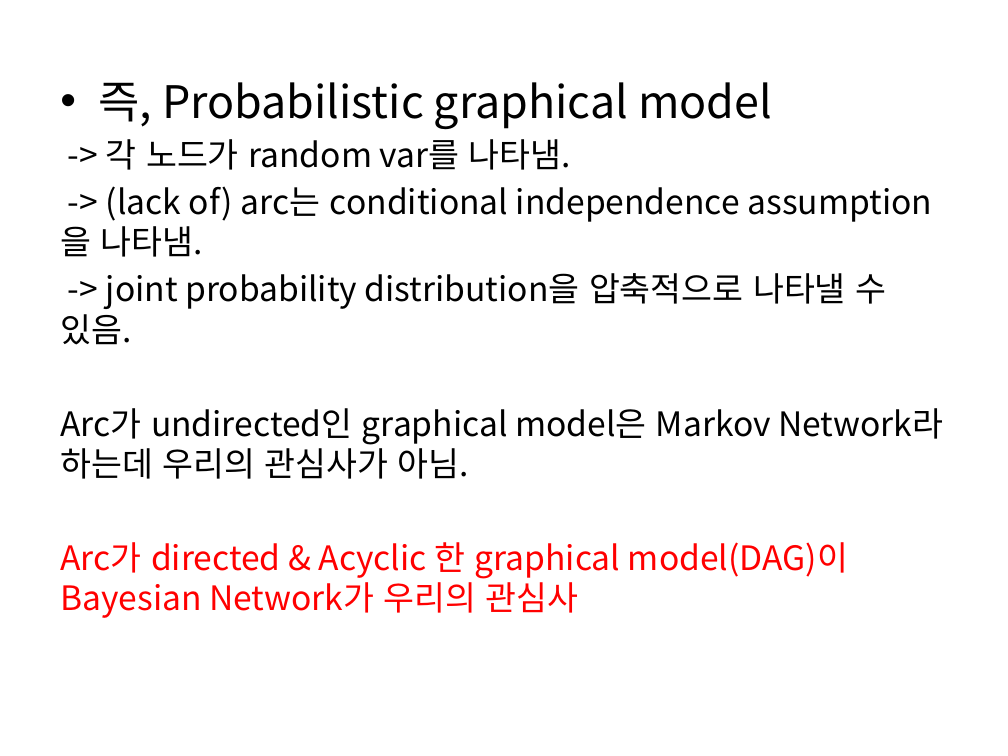
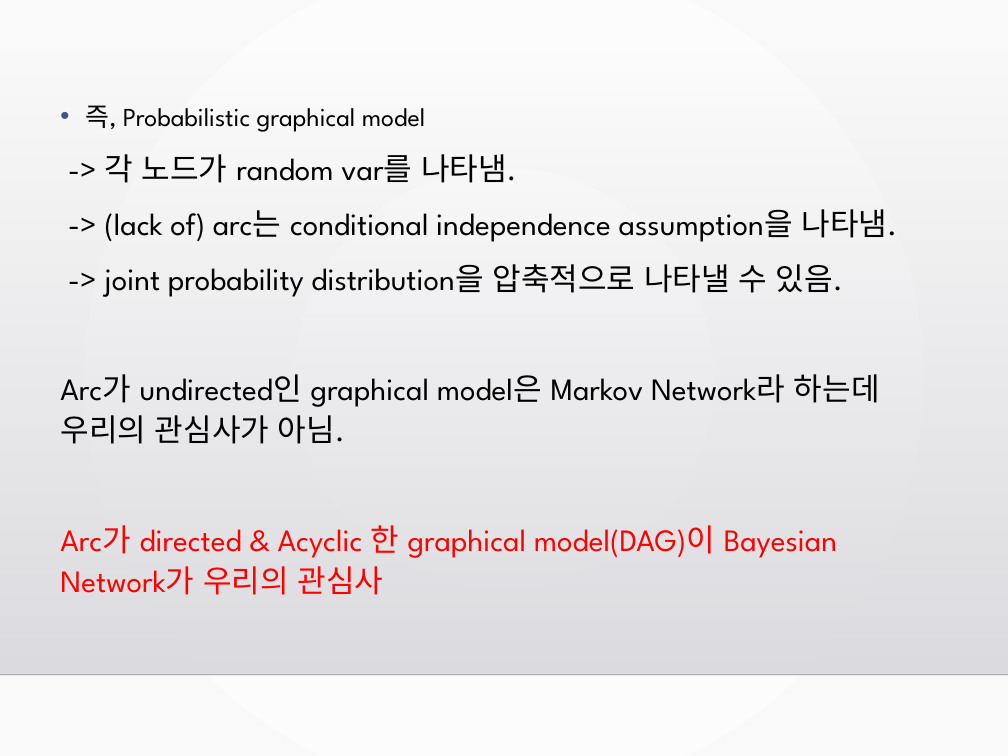
Before and after one commit to LEECHHE/capstone, a slide deck: slide 4 of papers/Bayesian.Network.pptx. Drawn at 1008x756 pixels with LibreOffice and Linux fonts; fonts in the diff are those of the drawing; background and template pictures are left out. Boxes give left, top, right and bottom in pixels: in the first picture for what was removed or moved away, otherwise in the second. Text is boxed around its words. In the diff, an @@ line names an element or a change of style, - is before the commit and + after.

```diff
--- a/papers/Bayesian.Network.pptx
+++ b/papers/Bayesian.Network.pptx
@@ background #FFFFFF to gradient #FFFFFF to #FAFAFA @@
@@ rectangle added at (0,51,1008,674), fill gradient #DCDCE0 to #DEDEE2 @@
@@ text "즉, Probabilistic graphical model": place and size @@
-text "즉, Probabilistic graphical model" at (60,82,943,618)
+text "즉, Probabilistic graphical model" at (60,105,897,595)
@@ text "즉, Probabilistic graphical model" at (60,105,897,595): size 32 to 18.5 pt in "즉, Probabilistic graphical model"; font Noto Sans CJK KR to League Spartan; size 24 to 22.2 pt in "-> 각 노드가 random var를 나타냄.", "-> (lack of) arc는 conditional independence assumption을 ...", "-> joint probability distribution을 압축적으로 나타낼 수 ...", "Arc가 undirected인 graphical model은 Markov Network라 하는데 ..." and 1 more places; indent changed; line spacing 1 to 1.1; more space between paragraphs @@
@@ line added from (0, 674) to (1008, 674), #000001 1 pt @@
```
Also in this commit, not shown: 16 other slides changed, 4 slides added, 1 slide removed, 3 other files.
